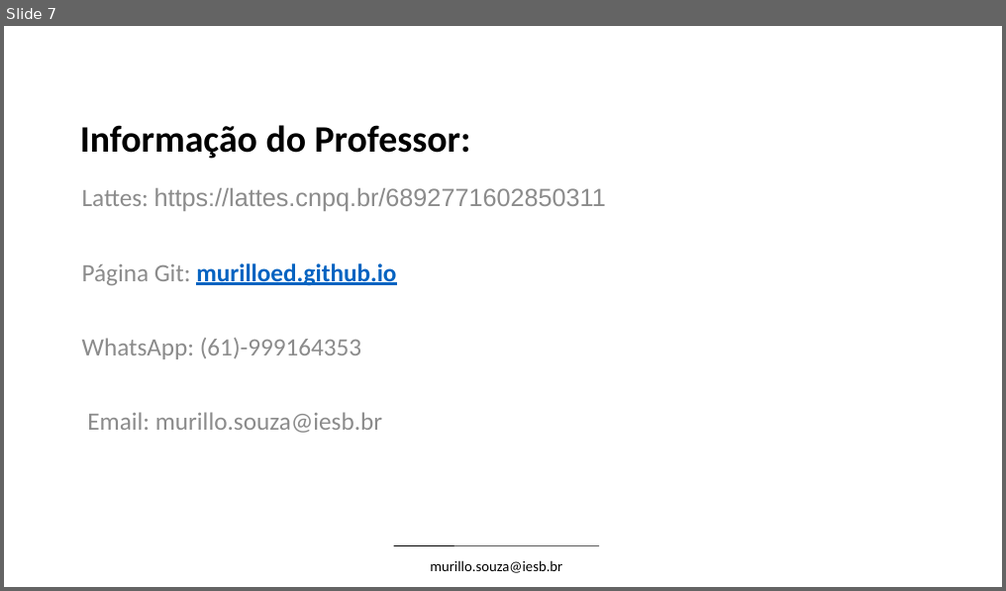
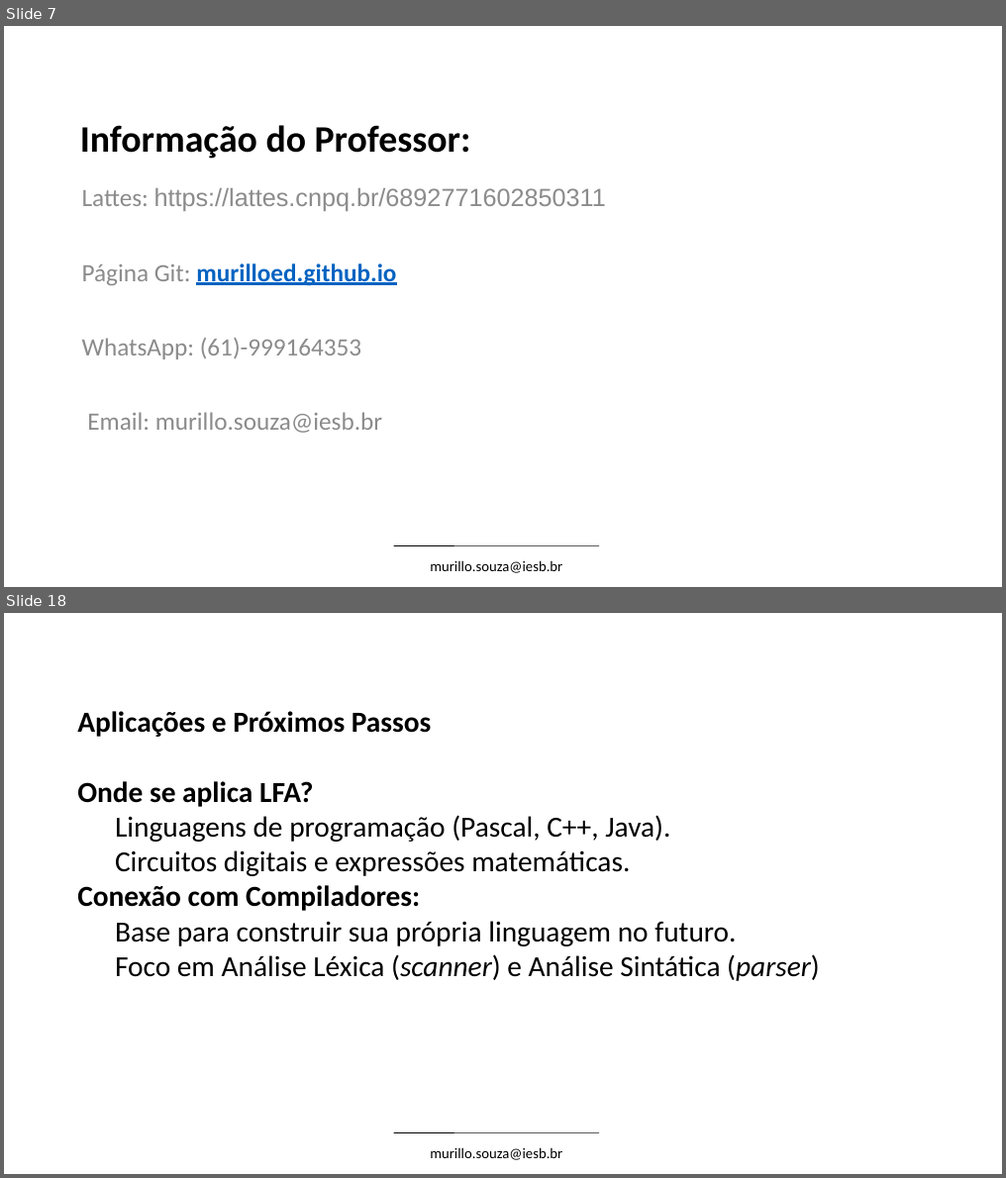
Before and after one commit to Thaynara3/linguagens_formais_e_automatos, a slide deck: conteudo/Unidade_1_Linguagens_Formais_e_Automatos.pptx. Shown one above the other, each under a label of ours: slide 7 before the commit, slides 7 and 18 after it; the slides between them are not shown. The pictures are 1006x591 and 1006x1178 pixels, drawn with LibreOffice and Linux fonts; fonts in the diff are those of the drawing; background and template pictures are left out. Boxes give left, top, right and bottom in pixels: in the first picture for what was removed or moved away, otherwise in the second. Text is boxed around its words. In the diff, an @@ line names an element or a change of style, - is before the commit and + after.

```diff
--- a/conteudo/Unidade_1_Linguagens_Formais_e_Automatos.pptx
+++ b/conteudo/Unidade_1_Linguagens_Formais_e_Automatos.pptx
@@ slide 18 added at (4,613,1002,1174), background #FFFFFF; not listed: 2 template elements that a slide beside it also shows @@
@@ text added at (77,711,820,981), 28 pt, text #000000 @@
+Aplicações e Próximos Passos
+Onde se aplica LFA?
+  Linguagens de programação (Pascal, C++, Java).
+  Circuitos digitais e expressões matemáticas.
+Conexão com Compiladores:
+  Base para construir sua própria linguagem no futuro.
+  Foco em Análise Léxica (scanner) e Análise Sintática (parser)
```
Also in this commit, not shown: 22 other slides added.
